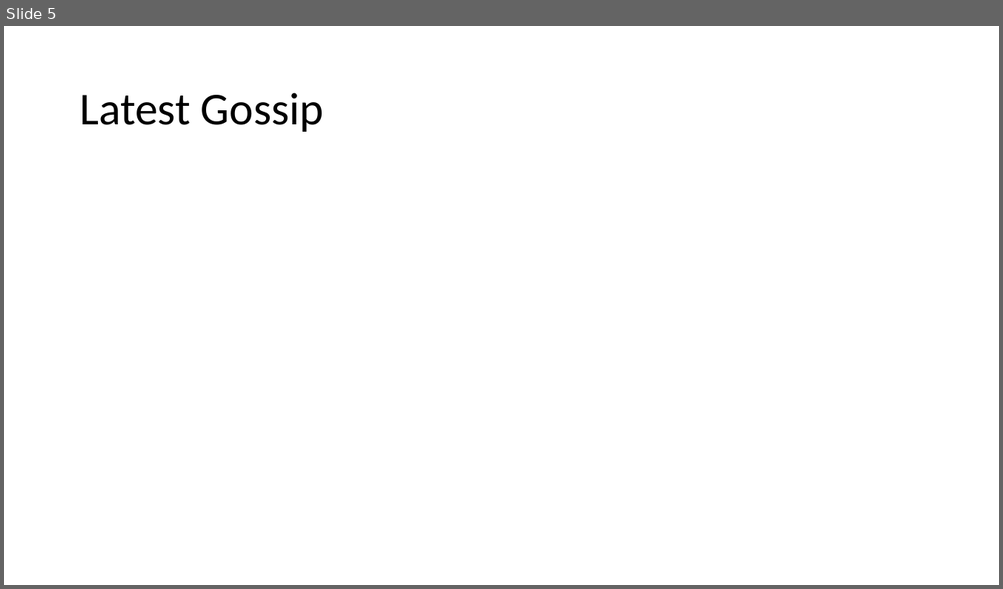
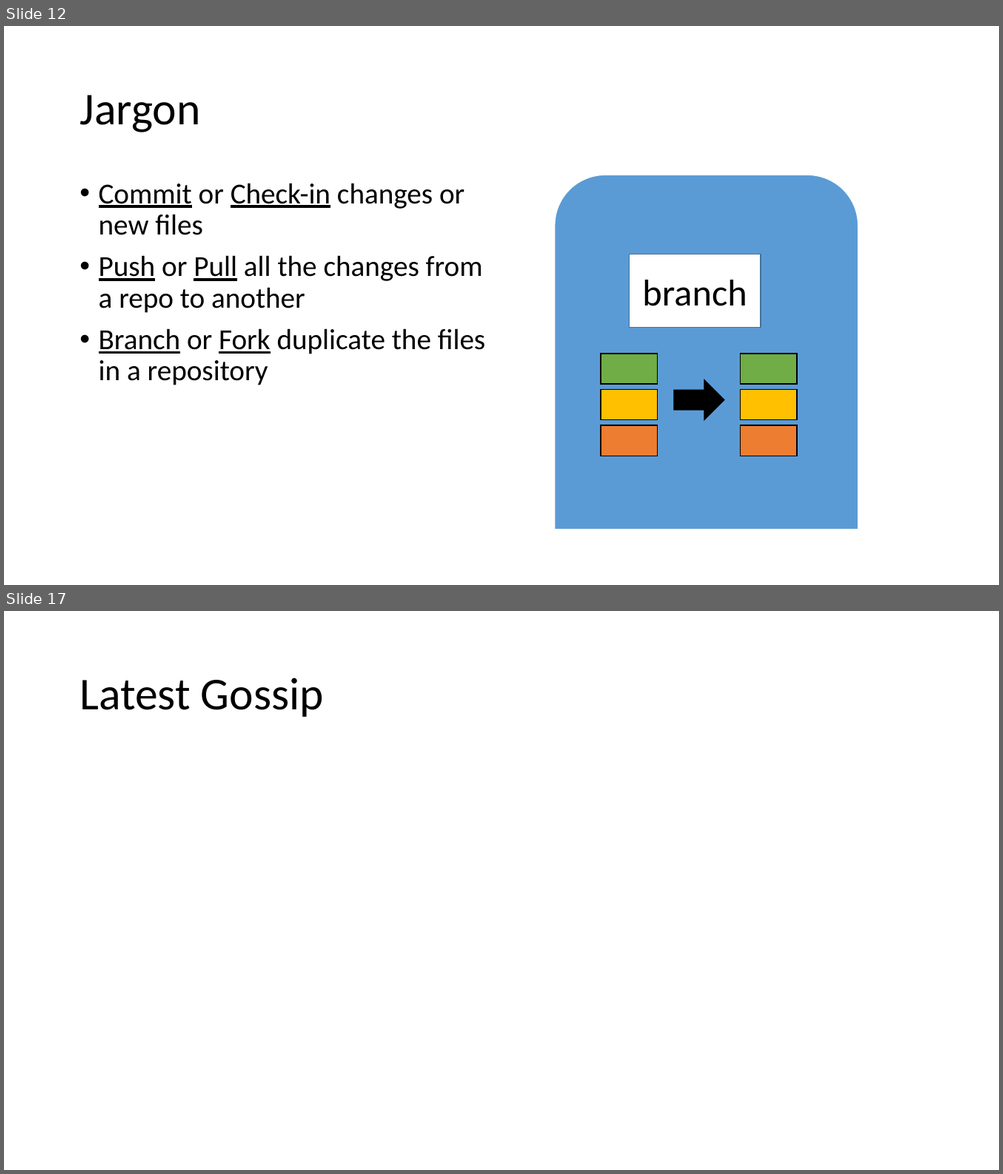
Before and after one commit to vegfetch/talk, a slide deck: cf_version_control_systems.pptx. Shown one above the other, each under a label of ours: slide 5 before the commit, slides 12 and 17 after it; the slides between them are not shown. The pictures are 1003x589 and 1003x1174 pixels, drawn with LibreOffice and Linux fonts; fonts in the diff are those of the drawing. Boxes give left, top, right and bottom in pixels: in the first picture for what was removed or moved away, otherwise in the second. Text is boxed around its words. In the diff, an @@ line names an element or a change of style, - is before the commit and + after.

```diff
--- a/cf_version_control_systems.pptx
+++ b/cf_version_control_systems.pptx
@@ slide 12 added at [4, 26, 999, 585], background #FFFFFF @@
@@ title added at [79, 95, 200, 133], 44 pt, text #000000 @@
+Jargon
@@ round same rect added at [555, 175, 858, 531], fill #5B9BD5, outline #FFFFFF 1 pt @@
@@ text added at [99, 183, 485, 386], 28 pt, text #000000 @@
+• Commit or Check-in changes or new files
+• Push or Pull all the changes from a repo to another
+• Branch or Fork duplicate the files in a repository
@@ rectangle added at [629, 255, 761, 328], fill #FFFFFF, outline #43739E 1 pt, 36 pt, text #000000 @@
+branch
@@ rectangle added at [601, 354, 657, 384], fill #70AD47, outline #000000 1 pt @@
@@ rectangle added at [740, 354, 797, 384], fill #70AD47, outline #000000 1 pt @@
@@ right arrow added at [674, 380, 724, 420], fill #000000, outline #000000 1 pt @@
@@ rectangle added at [601, 390, 657, 420], fill #FFC000, outline #000000 1 pt @@
@@ rectangle added at [740, 390, 797, 420], fill #FFC000, outline #000000 1 pt @@
@@ rectangle added at [601, 426, 657, 457], fill #ED7D31, outline #000000 1 pt @@
@@ rectangle added at [740, 426, 797, 457], fill #ED7D31, outline #000000 1 pt @@
@@ what was slide 5 is now slide 17 @@
```
Also in this commit, not shown: 3 slides changed, 12 other slides added, 1 slide removed, 1 other file.
